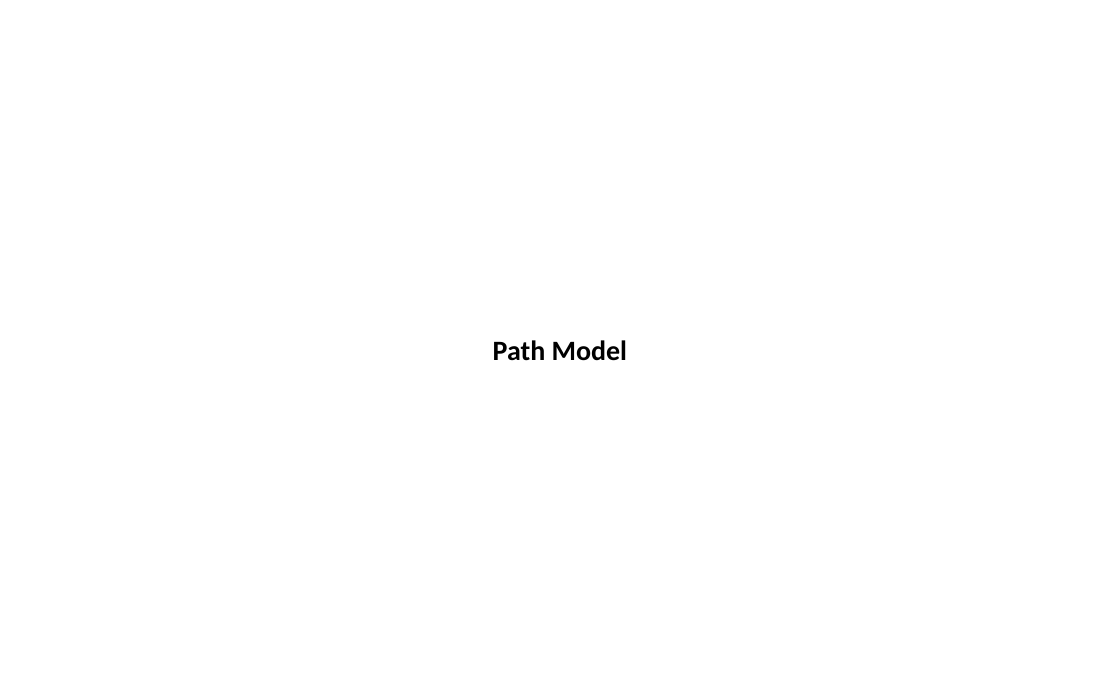
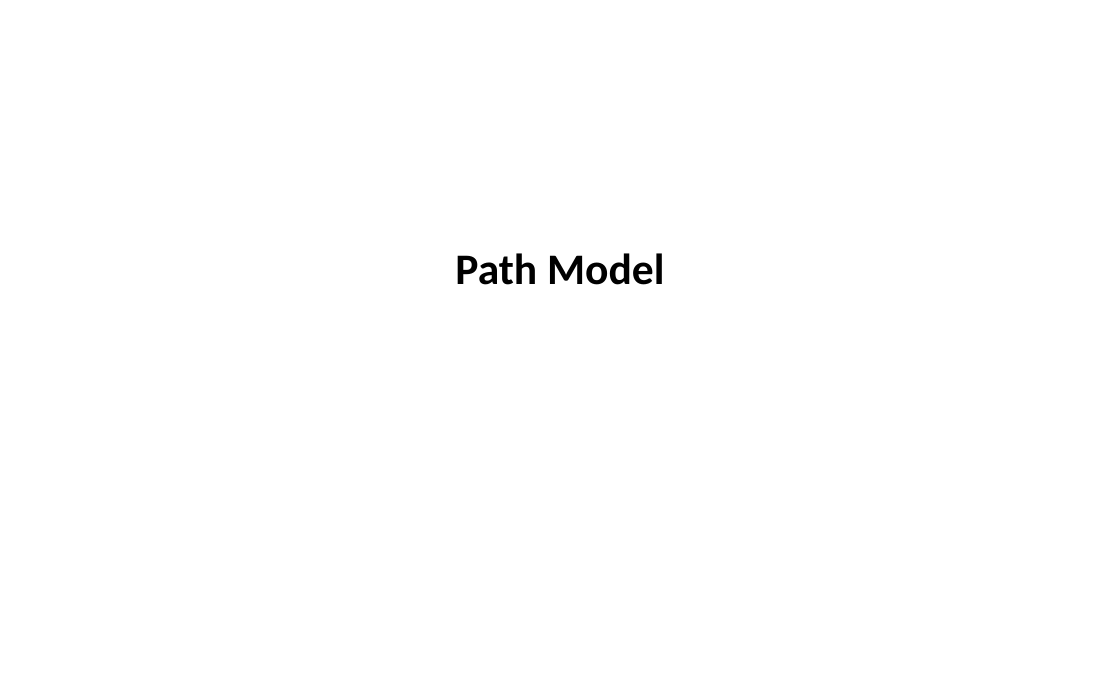
Before and after one commit to SLU-Courses-Townes/SOC6100, a slide deck: slide 14 of Presentations/Presentation02/Townes_SOC6100_Presentation02.pptx (slide 13 before the commit). Drawn at 1120x700 pixels with LibreOffice and Linux fonts; fonts in the diff are those of the drawing. Boxes give left, top, right and bottom in pixels: in the first picture for what was removed or moved away, otherwise in the second. Text is boxed around its words. In the diff, an @@ line names an element or a change of style, - is before the commit and + after.

```diff
--- a/Presentations/Presentation02/Townes_SOC6100_Presentation02.pptx
+++ b/Presentations/Presentation02/Townes_SOC6100_Presentation02.pptx
@@ text "Path Model": place and size @@
-text "Path Model" at (493,340,627,361)
+text "Path Model" at (455,253,664,285)
@@ text "Path Model" at (455,253,664,285): size 18 to 28 pt @@
```
Also in this commit, not shown: 10 other slides changed, 10 slides added, 2 slides removed, 9 other files.
